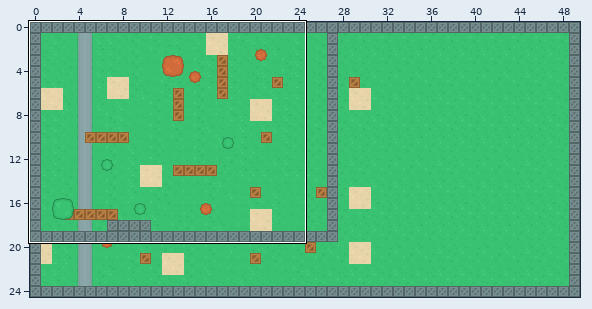
Two states of a Tiled map, Tilemaps/mapaTiledv2.tmx. The picture above shows the old version from afar; the outline marks the close-up.
Close-up. Before:
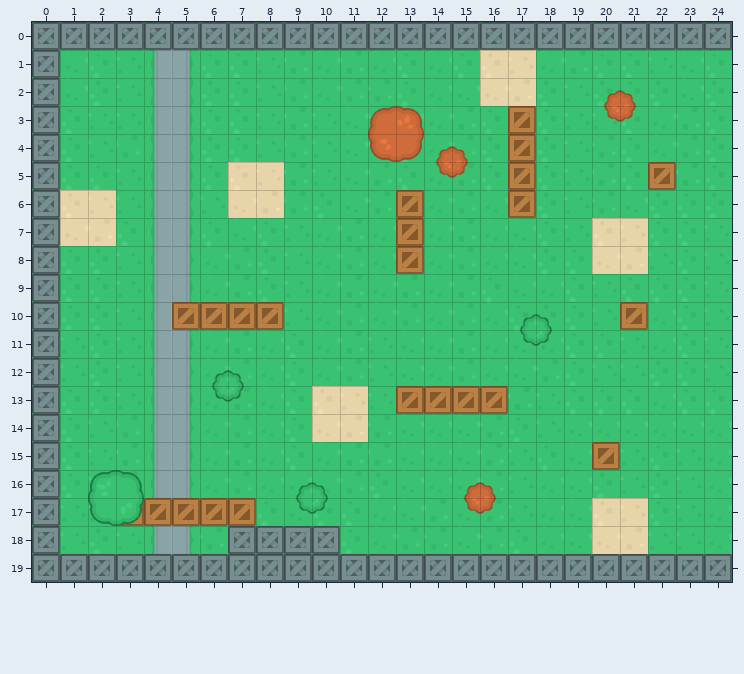
Cells are 64x64 px. Shown: x 0..24, y 0..19. The commit also replaced the tileset; all pictures use the new one.
The same view after the edit:
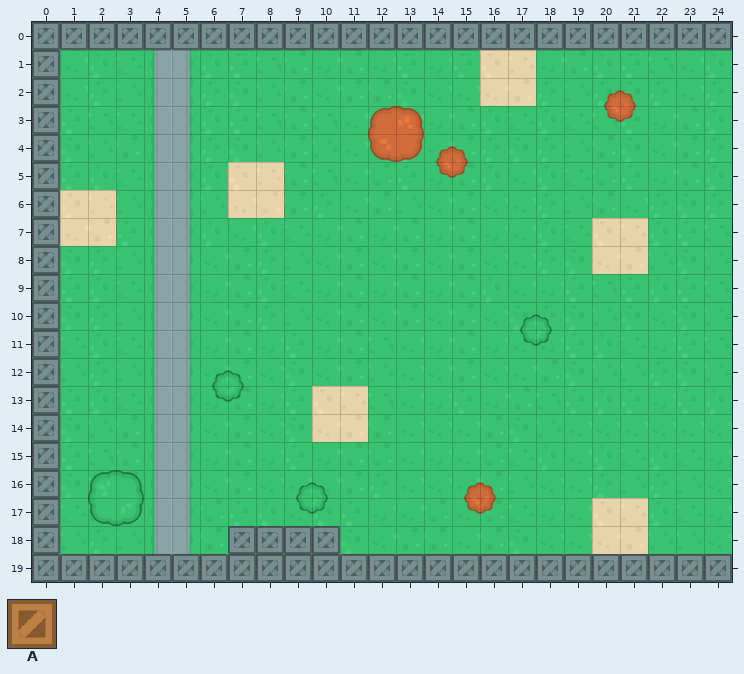
Key: from "tilesDibujitosv2": A 161 turned 90.
_ is an empty cell, . an unchanged one.
Commit message: Nuevos mapas
Change:
--- layer "Walls"
@@ x 13..22 @@
- 3 ....A.....
- 4 ....A.....
- 5 ....A....A
- 6 A...A.....
- 7 A.........
- 8 A.........
+ 3 ...._.....
+ 4 ...._.....
+ 5 ...._...._
+ 6 _..._.....
+ 7 _.........
+ 8 _.........
@@ x 5..21 @@
-10 AAAA............A
+10 ____............_
@@ x 13..16 @@
-13 AAAA
+13 ____
@@ x 20..20 @@
-15 A
+15 _
@@ x 3..7 @@
-17 AAAAA
+17 _____
Boxes around the changes in both close-ups, in picture pixels (x1, y1, x2, y2):
removed: (508, 106, 536, 218)
removed: (648, 162, 676, 190)
removed: (396, 190, 424, 274)
removed: (172, 302, 284, 330)
removed: (620, 302, 648, 330)
removed: (396, 386, 508, 414)
removed: (592, 442, 620, 470)
removed: (118, 498, 256, 526)
